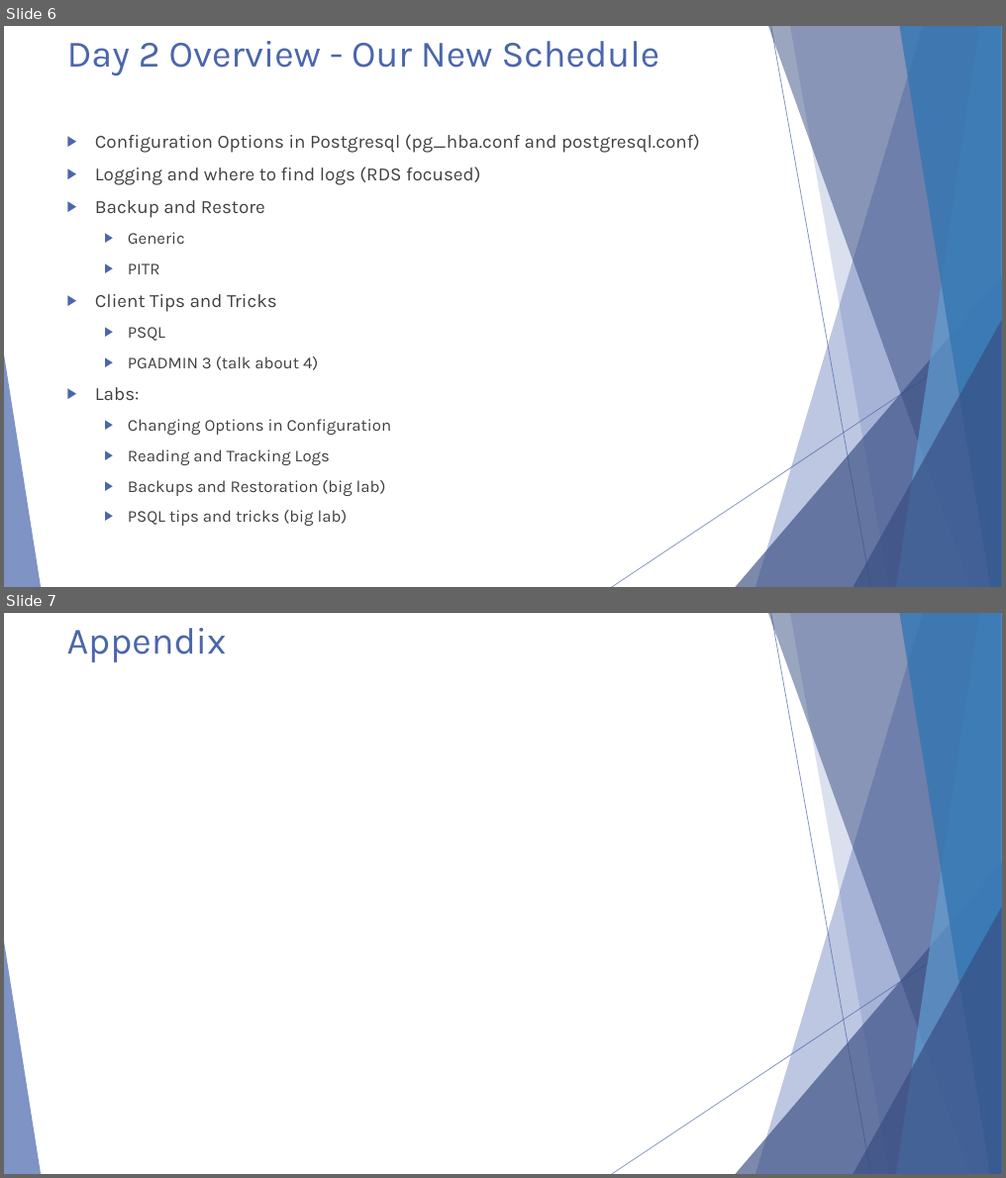
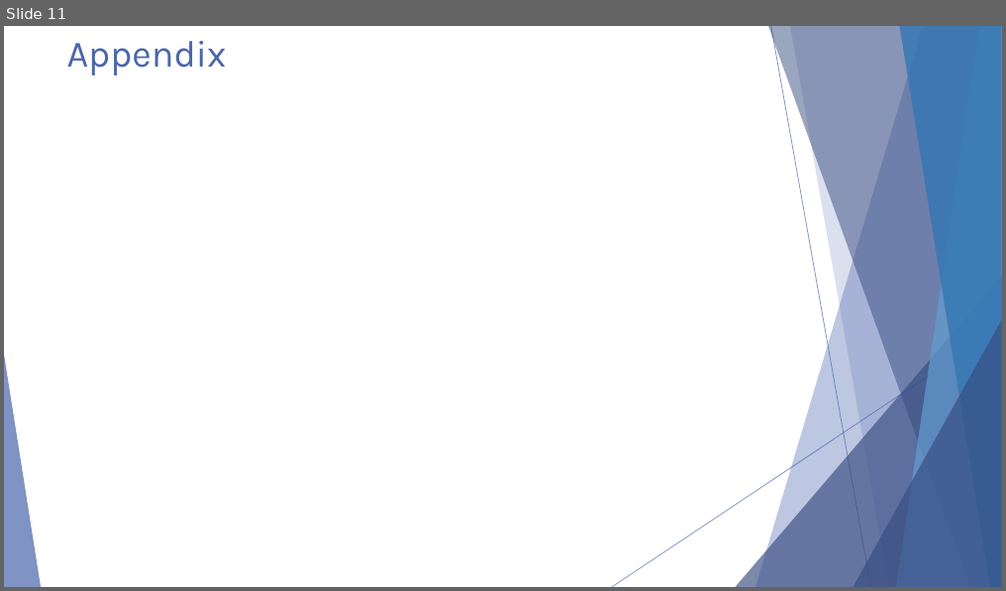
Before and after one commit to michaelrishiforrester/IntrotoPostgres2016, a slide deck: Presentations/Postgresql Presentation Day 2.pptx. Shown one above the other, each under a label of ours: slides 6 and 7 before the commit, slide 11 after it. The pictures are 1006x1178 and 1006x591 pixels, drawn with LibreOffice and Linux fonts; fonts in the diff are those of the drawing. Boxes give left, top, right and bottom in pixels: in the first picture for what was removed or moved away, otherwise in the second. Text is boxed around its words. In the diff, an @@ line names an element or a change of style, - is before the commit and + after.

```diff
--- a/Presentations/Postgresql Presentation Day 2.pptx
+++ b/Presentations/Postgresql Presentation Day 2.pptx
@@ slide 6 removed at [4,26,1002,587], background #FFFFFF; not listed: 10 template elements that a slide beside it also shows @@
@@ title removed at [67,41,660,76] @@
-Day 2 Overview - Our New Schedule
@@ text removed at [95,134,700,526] @@
-▶ Configuration Options in Postgresql (pg_hba.conf and postgresql.conf)
-▶ Logging and where to find logs (RDS focused)
-▶ Backup and Restore
-  ▶ Generic
-  ▶ PITR
-▶ Client Tips and Tricks
-  ▶ PSQL
-  ▶ PGADMIN 3 (talk about 4)
-▶ Labs:
-  ▶ Changing Options in Configuration
-  ▶ Reading and Tracking Logs
-  ▶ Backups and Restoration (big lab)
-  ▶ PSQL tips and tricks (big lab)
@@ what was slide 7 is now slide 11 @@
```
Also in this commit, not shown: 10 slides added.
